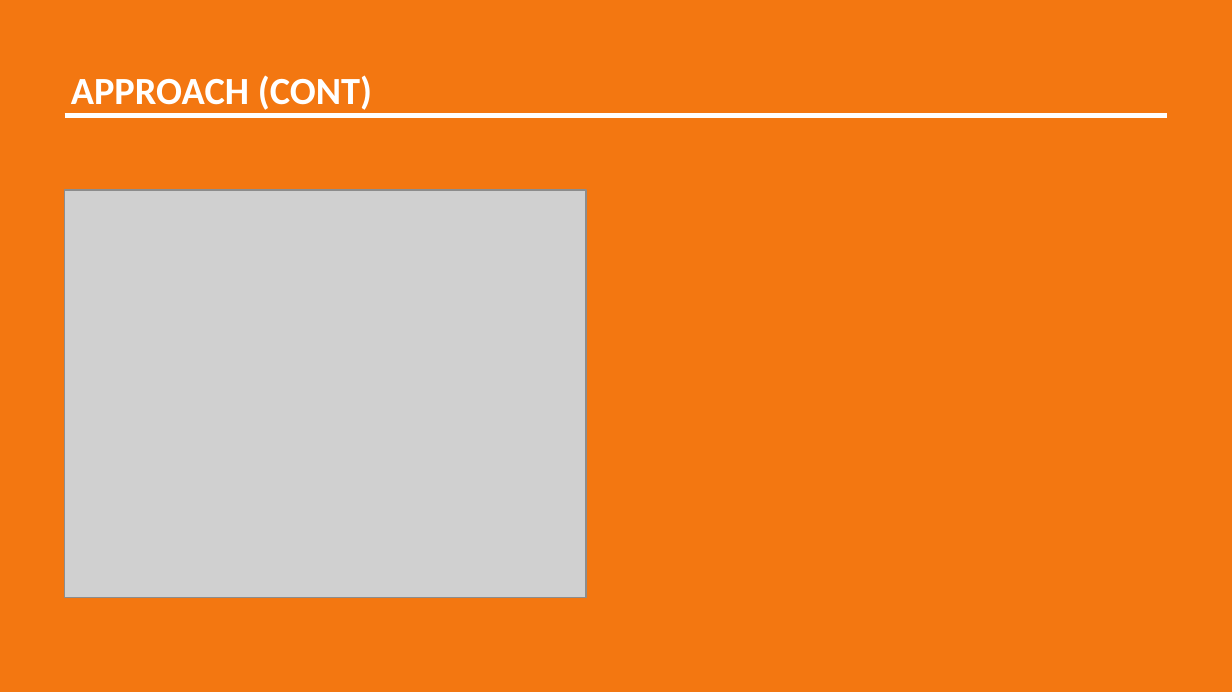
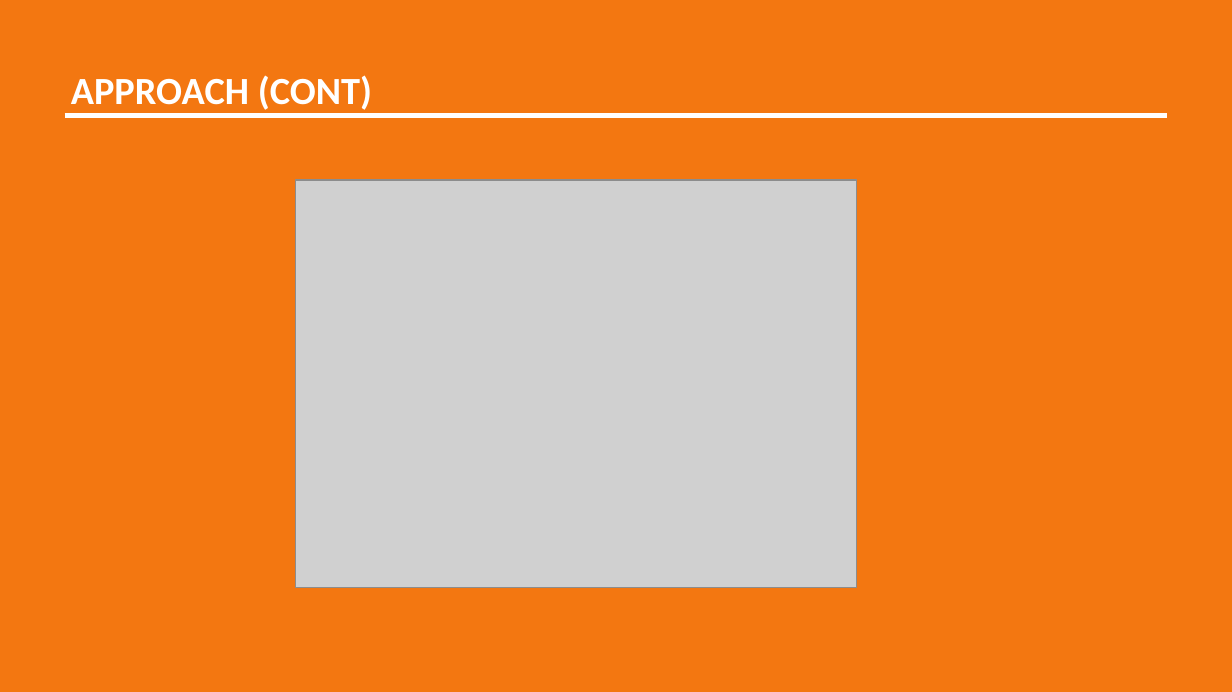
Before and after one commit to misrab/homework, a slide deck: slide 10 of BrandonWong/Project/Presentation.pptx. Drawn at 1232x692 pixels with LibreOffice and Linux fonts; fonts in the diff are those of the drawing; grey boxes stand for pictures. Boxes give left, top, right and bottom in pixels: in the first picture for what was removed or moved away, otherwise in the second. Text is boxed around its words. In the diff, an @@ line names an element or a change of style, - is before the commit and + after.

```diff
--- a/BrandonWong/Project/Presentation.pptx
+++ b/BrandonWong/Project/Presentation.pptx
@@ picture: place and size @@
-picture at [65,190,586,598]
+picture at [295,179,857,587]
```
Also in this commit, not shown: 4 other files.
